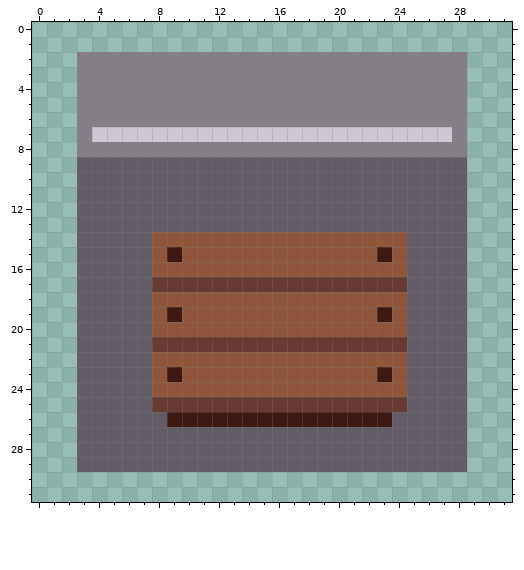
Pixel-art file -- Assets/Art/plank_box.aseprite. The first picture shows the starting point.
32x32 pixels, 1 frame. Colours within 5 levels of each other are drawn and written as one.
The result:
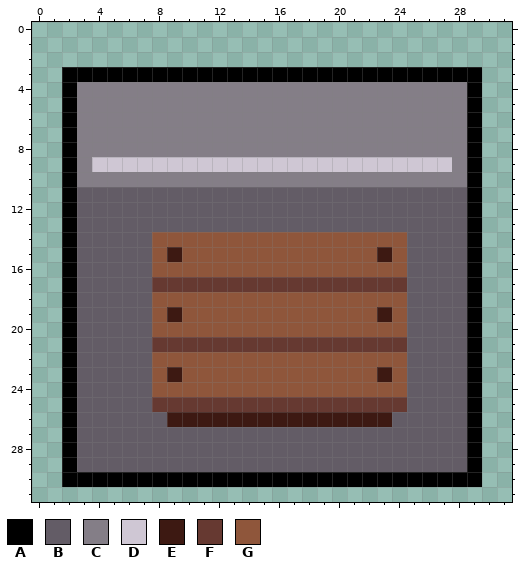
Palette (. is transparent): A #000000  B #635c66  C #847e87  D #cfc7d4  E #3d1912  F #663931  G #8f563b
The exact change:
y 2: x 3..28 CCCCCCCCCCCCCCCCCCCCCCCCCC -> ..........................
y 3: x 2..29 .CCCCCCCCCCCCCCCCCCCCCCCCCC. -> AAAAAAAAAAAAAAAAAAAAAAAAAAAA
y 4..6: x 2 . -> A; x 29 . -> A
y 7: x 2 . -> A; x 4..27 DDDDDDDDDDDDDDDDDDDDDDDD -> CCCCCCCCCCCCCCCCCCCCCCCC; x 29 . -> A
y 8: x 2 . -> A; x 29 . -> A
y 9: x 2..29 .BBBBBBBBBBBBBBBBBBBBBBBBBB. -> ACDDDDDDDDDDDDDDDDDDDDDDDDCA
y 10: x 2..29 .BBBBBBBBBBBBBBBBBBBBBBBBBB. -> ACCCCCCCCCCCCCCCCCCCCCCCCCCA
y 11..29: x 2 . -> A; x 29 . -> A
y 30: x 2..29 ............................ -> AAAAAAAAAAAAAAAAAAAAAAAAAAAA
